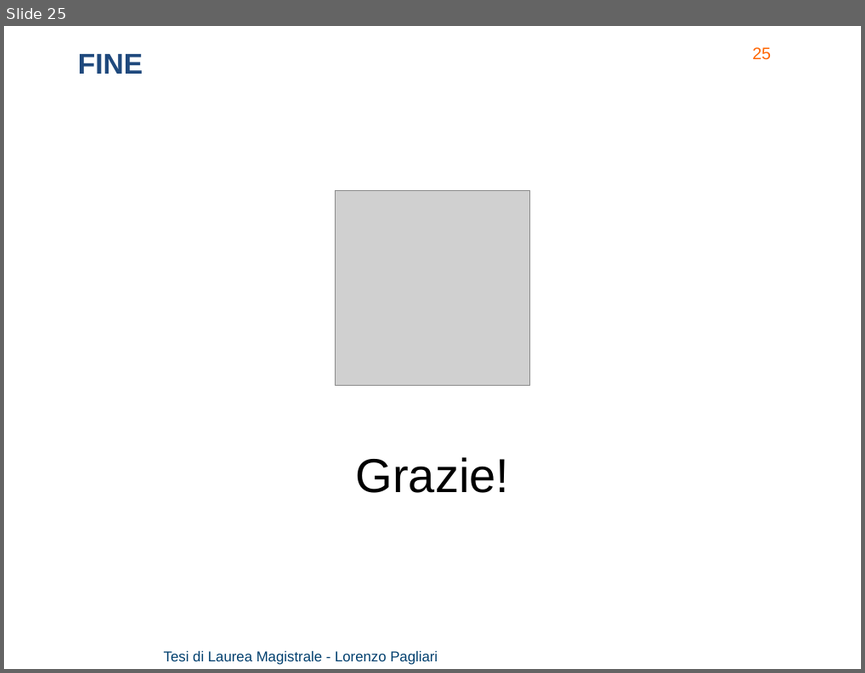
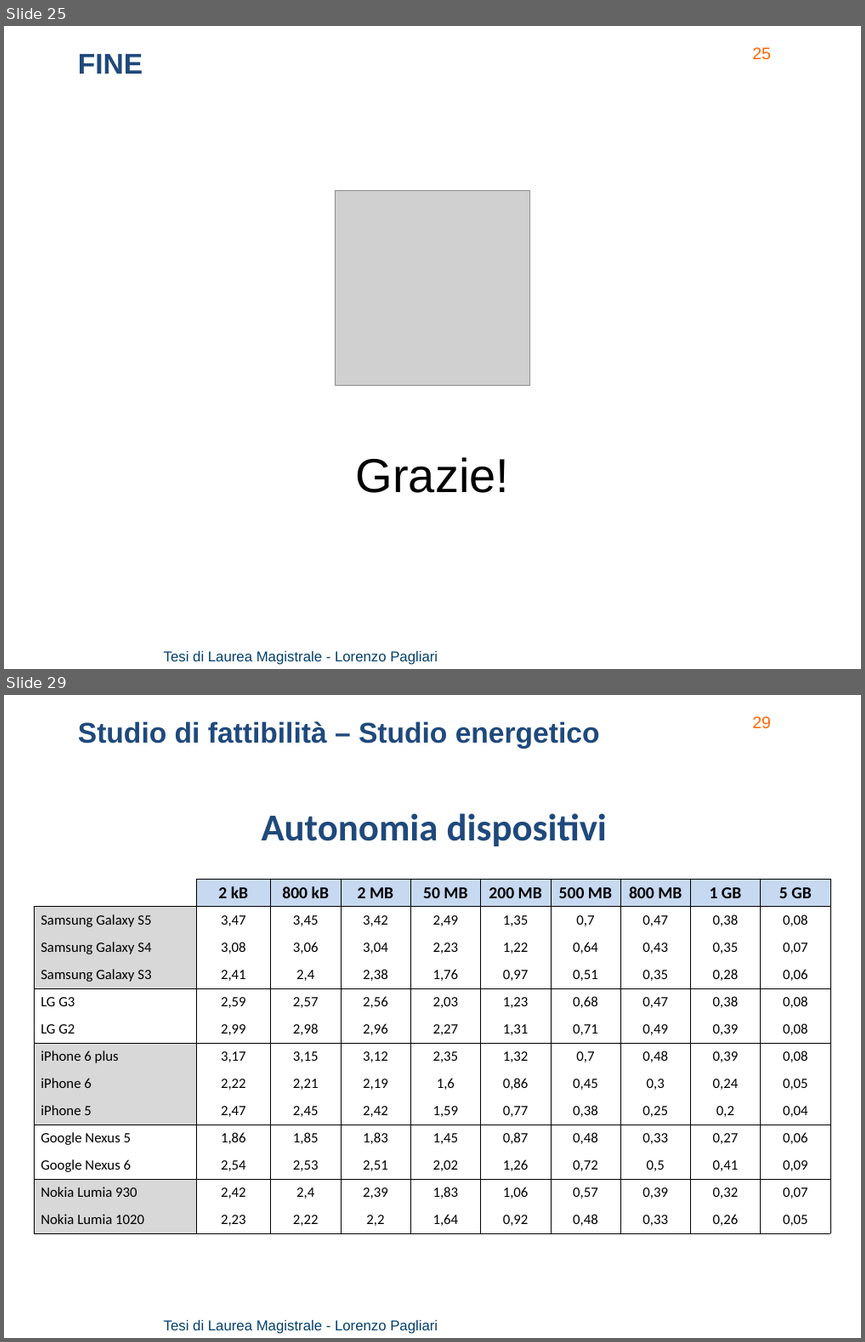
Before and after one commit to lorenzo-pagliari/Tesi, a slide deck: presentazione/Pagliari Lorenzo - presentazione_v2.pptx. Shown one above the other, each under a label of ours: slide 25 before the commit, slides 25 and 29 after it; the slides between them are not shown. The pictures are 865x673 and 865x1342 pixels, drawn with LibreOffice and Linux fonts; fonts in the diff are those of the drawing; grey boxes stand for pictures; background and template pictures are left out. Boxes give left, top, right and bottom in pixels: in the first picture for what was removed or moved away, otherwise in the second. Text is boxed around its words. In the diff, an @@ line names an element or a change of style, - is before the commit and + after.

```diff
--- a/presentazione/Pagliari Lorenzo - presentazione_v2.pptx
+++ b/presentazione/Pagliari Lorenzo - presentazione_v2.pptx
@@ slide 29 added at (4,695,861,1338), background picture (left out); not listed: 2 template elements that a slide beside it also shows @@
@@ text added at (78,721,600,749), 24 pt, text #1F497D, bold @@
+Studio di fattibilità – Studio energetico
@@ text added at (262,813,607,846), 32 pt, text #1F497D, bold @@
+Autonomia dispositivi
@@ table added at (34,879,833,1233), 13 rows, 10 columns @@
+ | 2 kB | 800 kB | 2 MB | 50 MB | 200 MB | 500 MB | 800 MB | 1 GB | 5 GB
+Samsung Galaxy S5 | 3,47 | 3,45 | 3,42 | 2,49 | 1,35 | 0,7 | 0,47 | 0,38 | 0,08
+Samsung Galaxy S4 | 3,08 | 3,06 | 3,04 | 2,23 | 1,22 | 0,64 | 0,43 | 0,35 | 0,07
+Samsung Galaxy S3 | 2,41 | 2,4 | 2,38 | 1,76 | 0,97 | 0,51 | 0,35 | 0,28 | 0,06
+LG G3 | 2,59 | 2,57 | 2,56 | 2,03 | 1,23 | 0,68 | 0,47 | 0,38 | 0,08
+LG G2 | 2,99 | 2,98 | 2,96 | 2,27 | 1,31 | 0,71 | 0,49 | 0,39 | 0,08
+iPhone 6 plus | 3,17 | 3,15 | 3,12 | 2,35 | 1,32 | 0,7 | 0,48 | 0,39 | 0,08
+iPhone 6 | 2,22 | 2,21 | 2,19 | 1,6 | 0,86 | 0,45 | 0,3 | 0,24 | 0,05
+iPhone 5 | 2,47 | 2,45 | 2,42 | 1,59 | 0,77 | 0,38 | 0,25 | 0,2 | 0,04
+Google Nexus 5 | 1,86 | 1,85 | 1,83 | 1,45 | 0,87 | 0,48 | 0,33 | 0,27 | 0,06
+Google Nexus 6 | 2,54 | 2,53 | 2,51 | 2,02 | 1,26 | 0,72 | 0,5 | 0,41 | 0,09
+Nokia Lumia 930 | 2,42 | 2,4 | 2,39 | 1,83 | 1,06 | 0,57 | 0,39 | 0,32 | 0,07
+Nokia Lumia 1020 | 2,23 | 2,22 | 2,2 | 1,64 | 0,92 | 0,48 | 0,33 | 0,26 | 0,05
```
Also in this commit, not shown: 10 slides changed, 3 other slides added, 2 other files.
